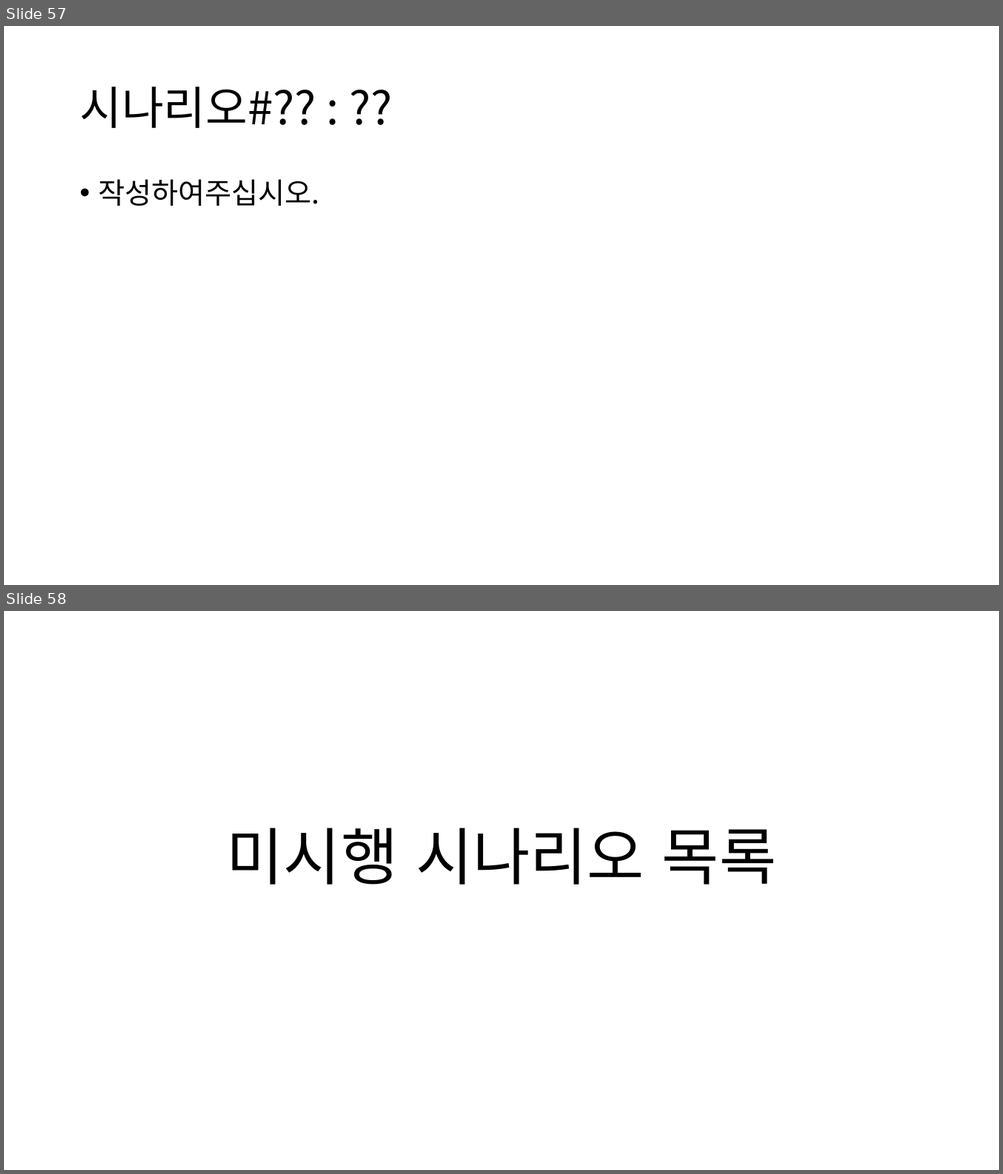
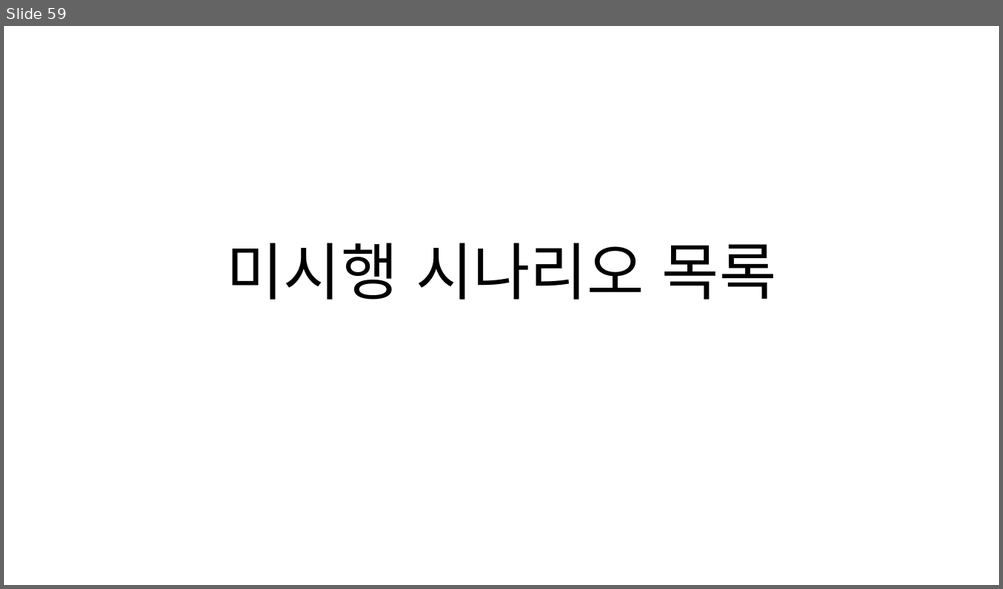
Before and after one commit to BL-UCKSS/evote-project, a slide deck: Document/Testcase/Testcase #1.pptx. Shown one above the other, each under a label of ours: slides 57 and 58 before the commit, slide 59 after it. The pictures are 1003x1174 and 1003x589 pixels, drawn with LibreOffice and Linux fonts; fonts in the diff are those of the drawing. Boxes give left, top, right and bottom in pixels: in the first picture for what was removed or moved away, otherwise in the second. Text is boxed around its words. In the diff, an @@ line names an element or a change of style, - is before the commit and + after.

```diff
--- a/Document/Testcase/Testcase #1.pptx
+++ b/Document/Testcase/Testcase #1.pptx
@@ slide 57 removed at box(4, 26, 999, 585), background #FFFFFF @@
@@ title removed at box(79, 87, 316, 128) @@
-시나리오#?? : ??
@@ text removed at box(99, 179, 320, 206) @@
-• 작성하여주십시오.
@@ what was slide 58 is now slide 59 @@
```
Also in this commit, not shown: 1 slide changed, 2 slides added, 1 other file.
